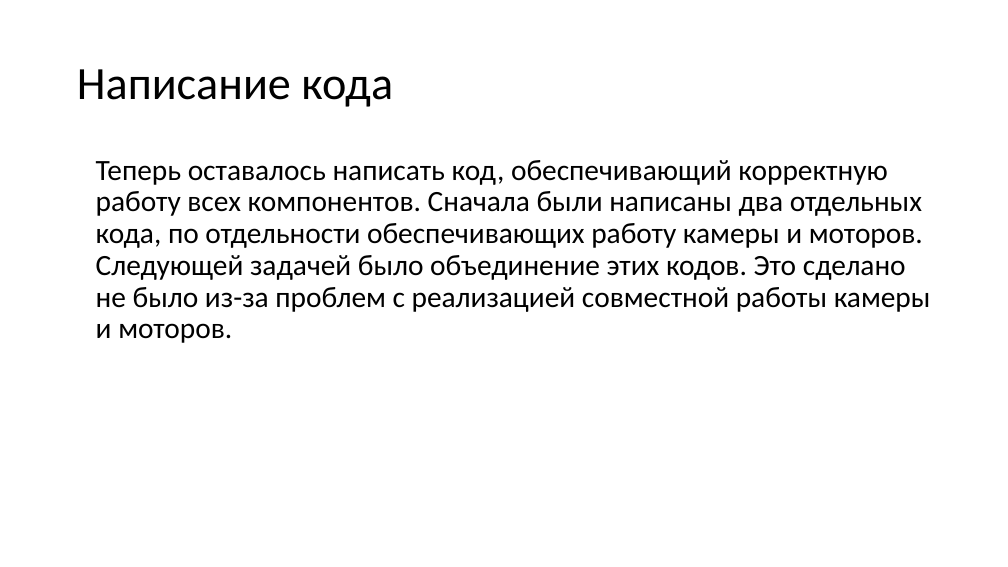
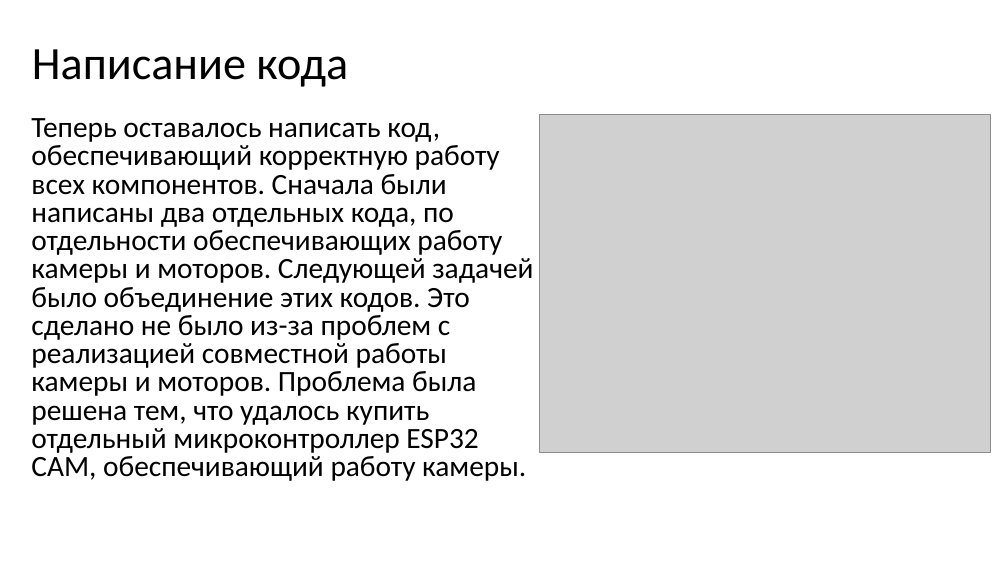
Before and after one commit to Kippill/Bluetooth_car, a slide deck: slide 6 of проект.pptx. Drawn at 1008x567 pixels with LibreOffice and Linux fonts; fonts in the diff are those of the drawing; grey boxes stand for pictures. Boxes give left, top, right and bottom in pixels: in the first picture for what was removed or moved away, otherwise in the second. Text is boxed around its words. In the diff, an @@ line names an element or a change of style, - is before the commit and + after.

```diff
--- a/проект.pptx
+++ b/проект.pptx
@@ title "Написание кода" moved from (x1=77, y1=69, x2=393, y2=107) to (x1=32, y1=49, x2=348, y2=87) @@
@@ text at (x1=31, y1=118, x2=533, y2=481): text changed @@
-Теперь оставалось написать код, обеспечивающий корректную работу всех компонентов. Сначала были написаны два отдельных кода, по отдельности обеспечивающих работу камеры и моторов. Следующей задачей было объединение этих кодов. Это сделано не было из-за проблем с реализацией совместной работы камеры и моторов.
+Теперь оставалось написать код, обеспечивающий корректную работу всех компонентов. Сначала были написаны два отдельных кода, по отдельности обеспечивающих работу камеры и моторов. Следующей задачей было объединение этих кодов. Это сделано не было из-за проблем с реализацией совместной работы камеры и моторов. Проблема была решена тем, что удалось купить отдельный микроконтроллер ESP32 CAM, обеспечивающий работу камеры.
@@ picture added at (x1=539, y1=115, x2=991, y2=454) @@
```
Also in this commit, not shown: 5 other slides changed, 9 other files.
